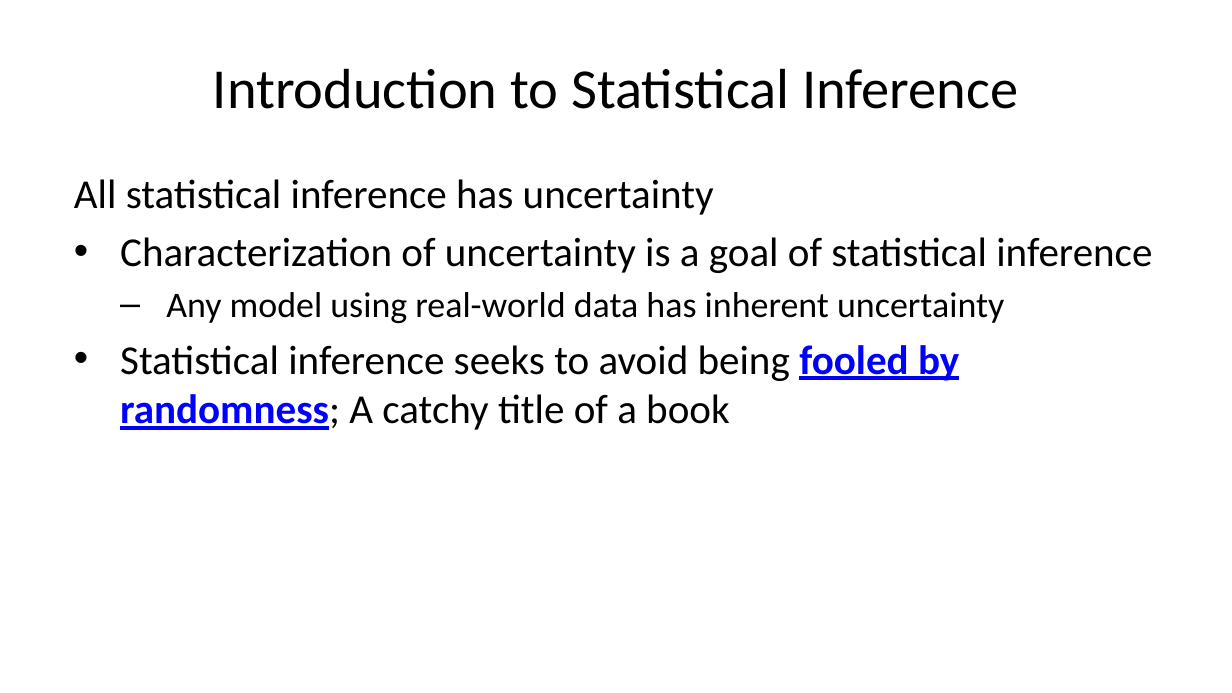
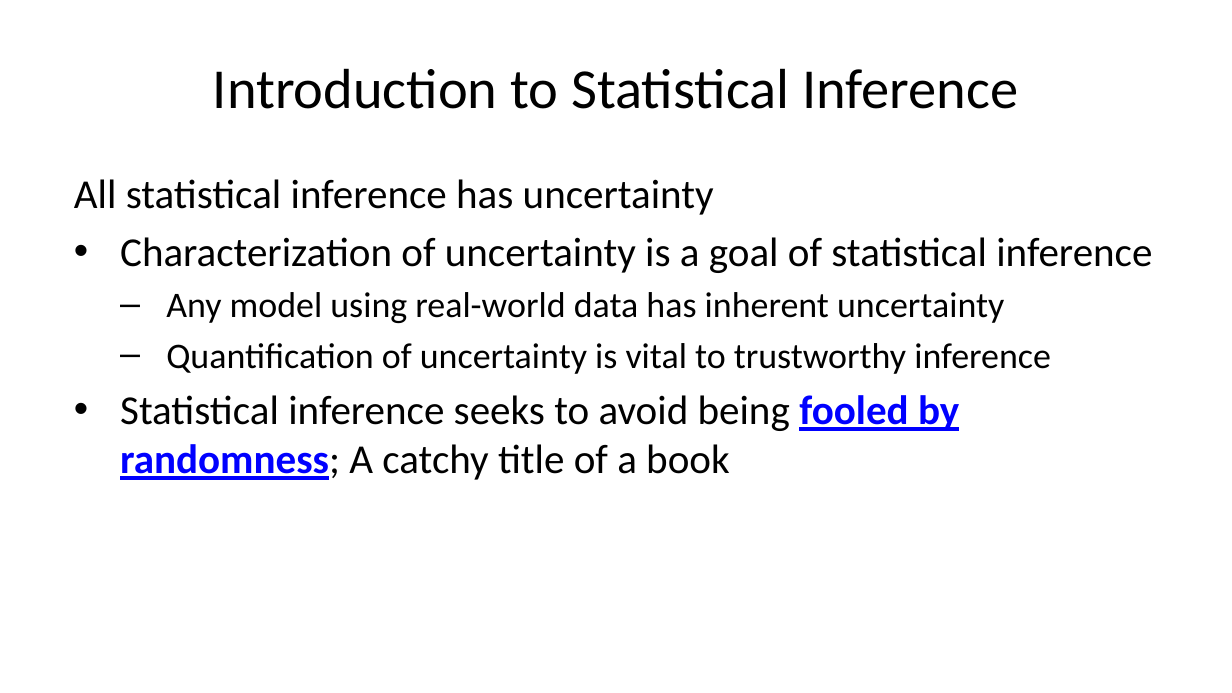
Before and after one commit to StephenElston/CSCI-E-83, a slide deck: slide 2 of LectureSlides/06a_WhyInferenceIsImportant.pptx (slide 6 before the commit). Drawn at 1232x693 pixels with LibreOffice and Linux fonts; fonts in the diff are those of the drawing. Boxes give left, top, right and bottom in pixels: in the first picture for what was removed or moved away, otherwise in the second. Text is boxed around its words. In the diff, an @@ line names an element or a change of style, - is before the commit and + after.

```diff
--- a/LectureSlides/06a_WhyInferenceIsImportant.pptx
+++ b/LectureSlides/06a_WhyInferenceIsImportant.pptx
@@ text at (166, 343, 1051, 374): paragraph added @@
+  – Quantification of uncertainty is vital to trustworthy inference
```
Also in this commit, not shown: 12 other slides changed, 4 slides removed, 2 other files.
